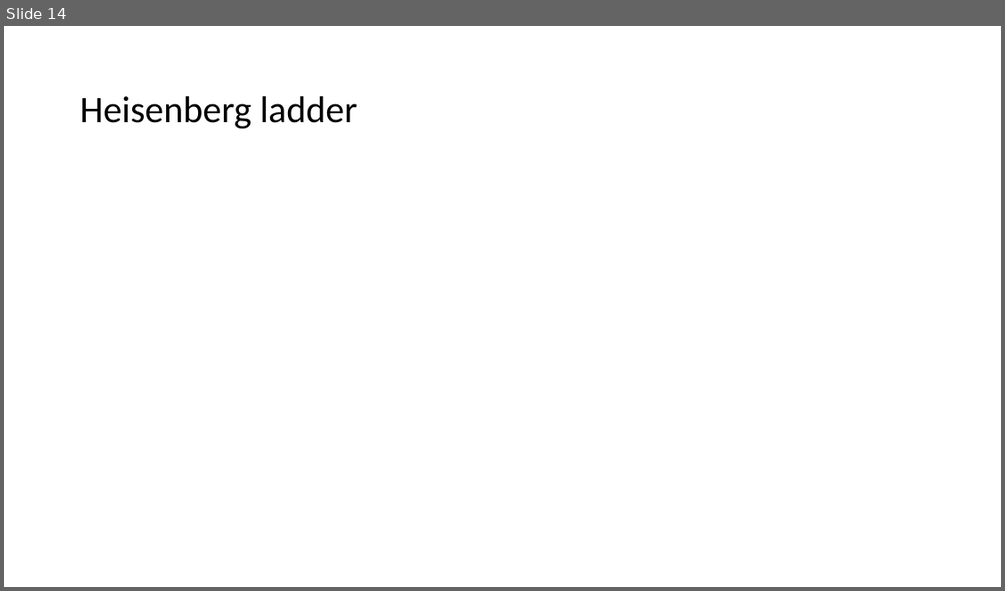
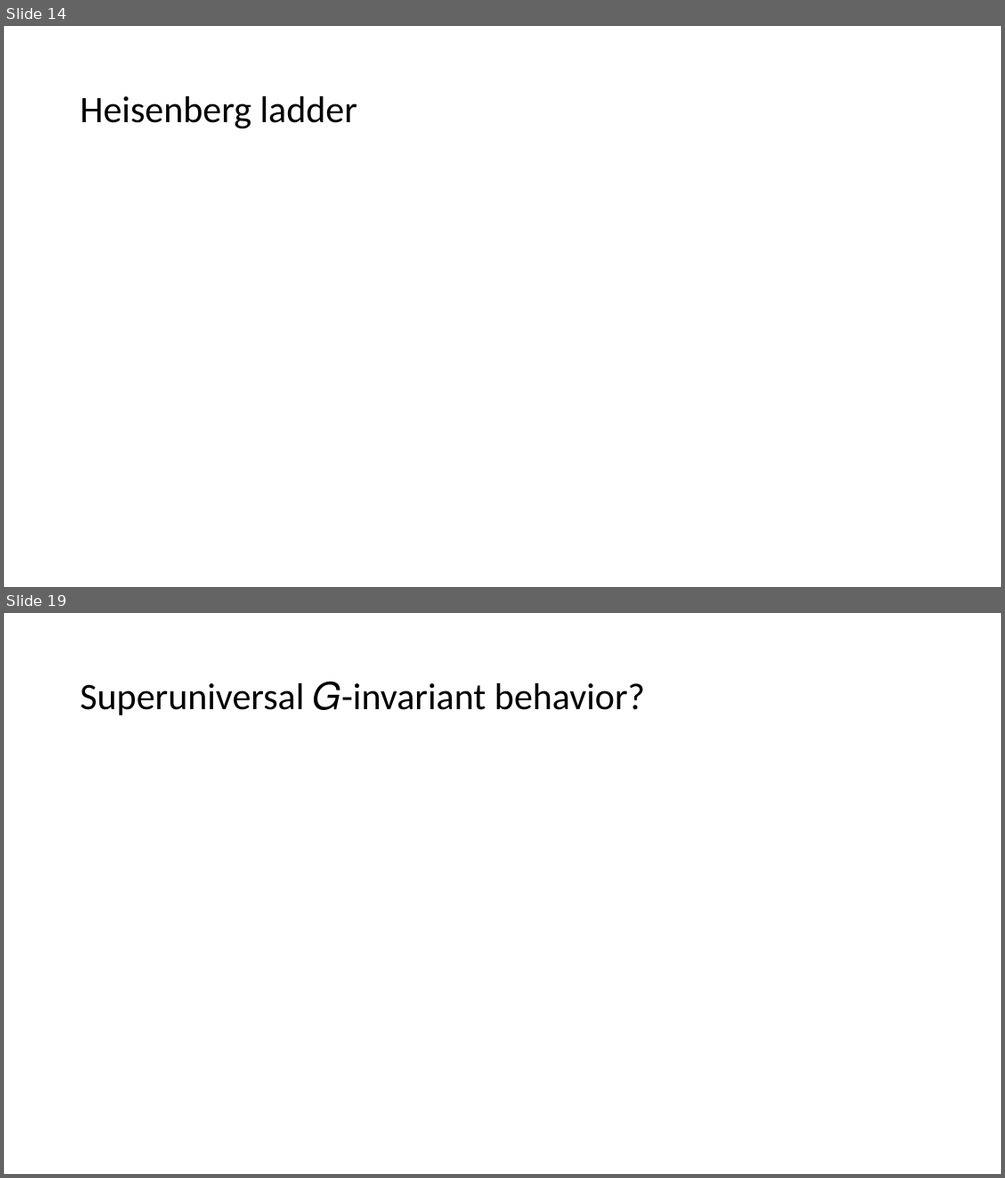
Before and after one commit to kwang0/KPZ-Project, a slide deck: EPiQS Presentation.pptx. Shown one above the other, each under a label of ours: slide 14 before the commit, slides 14 and 19 after it; the slides between them are not shown. The pictures are 1005x591 and 1005x1178 pixels, drawn with LibreOffice and Linux fonts; fonts in the diff are those of the drawing; grey boxes stand for pictures. Boxes give left, top, right and bottom in pixels: in the first picture for what was removed or moved away, otherwise in the second. Text is boxed around its words. In the diff, an @@ line names an element or a change of style, - is before the commit and + after.

```diff
--- a/EPiQS Presentation.pptx
+++ b/EPiQS Presentation.pptx
@@ slide 19 added at box(4, 613, 1001, 1174), background #FFFFFF @@
@@ title added at box(80, 682, 645, 715), 36 pt, text #000000 @@
+Superuniversal 𝐺-invariant behavior?
```
Also in this commit, not shown: 4 other slides added, 11 slides removed, 3 other files.
